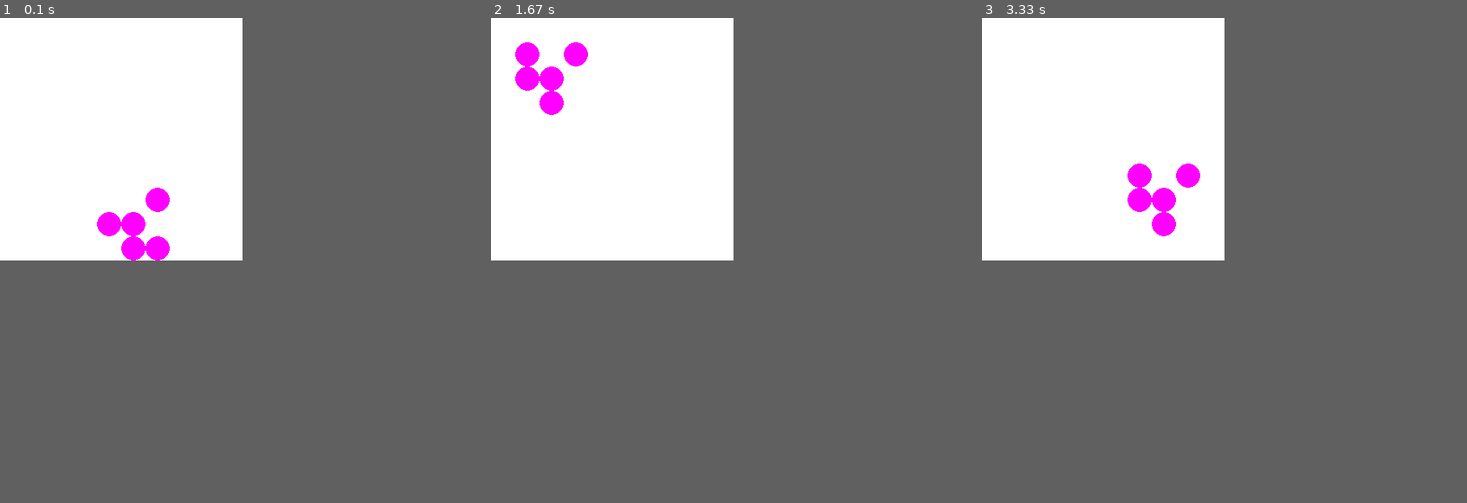
Above: before the commit, frames 1-3 (left to right).
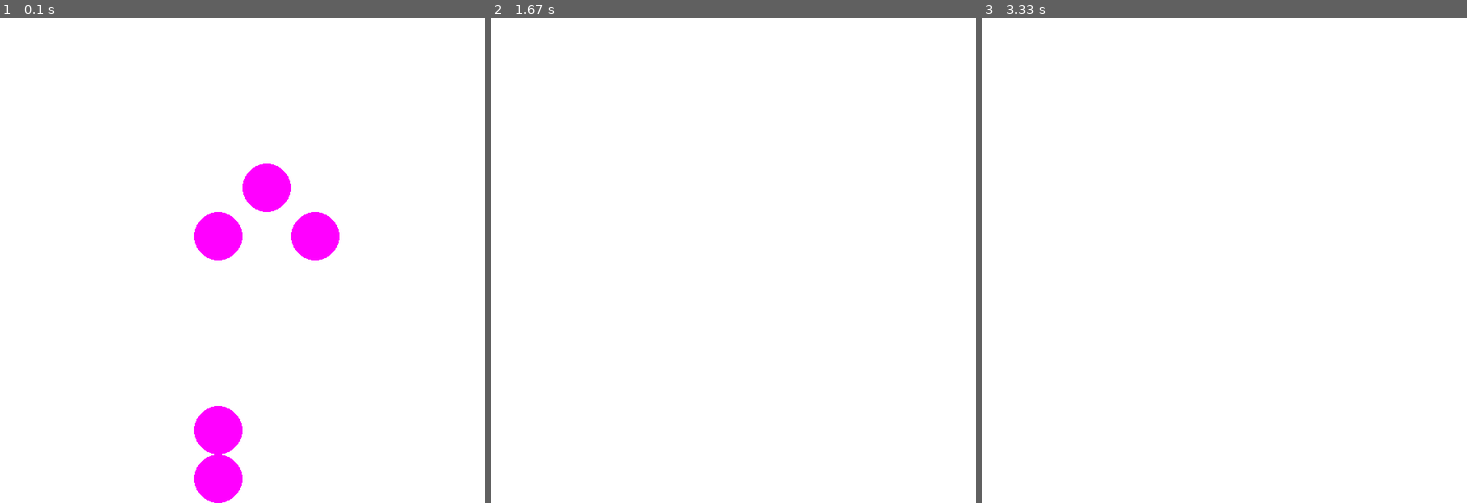
Above: after the commit, the same moments.

Repository: blenderlab/py_conway
Game: pygame game, started from 03_conway.py
Same seed, same stepped clock (60 frames per second), same inputs: the game is played once before the commit and once after it.
Inputs:
- Up to frame 1 (0.1 s): no input
- Up to frame 2 (1.67 s): no input
- Up to frame 3 (3.33 s): no input
In our replay, the window is 300x300 before the commit and 600x600 after it. These sizes can differ from the game's own. Grey fills any space a smaller window leaves; there, only what the larger window draws over its background counts as a difference.

The runs differ from the first frame. In frame 1, 4.8% of the frame differs, in the area x 20-70%, y 30-100%; in frame 2, 1.0%; in frame 3, 1.0%.

Commit message:
adding curse

Diff:
--- a/03_conway.py
+++ b/03_conway.py
@@ -9,27 +9,23 @@
 # size of array :
 N=10
 
-# define a 2D array (10x10):
-grid = numpy.array([
-    [0,0,0,0,0,0,0,0,0,0],
-    [0,0,0,0,0,0,0,0,0,0],
-    [0,0,0,1,0,0,0,1,0,0],
-    [0,0,0,0,0,0,0,0,0,0],
-    [0,0,0,0,0,0,1,0,0,0],
-    [0,0,0,0,0,1,0,1,0,0],
-    [0,0,0,0,0,0,0,1,1,0],
-    [0,0,0,0,0,0,0,0,0,0],
-    [0,0,0,0,0,0,0,0,1,0],
-    [0,0,0,0,0,0,0,0,0,0]
-    ])
+def randomGrid(N):
+    g = numpy.random.choice([ON,OFF], N*N, p=[0.2,0.8]).reshape(N,N)
+    return g
+
+# define a 2D array (NxN):
+grid = randomGrid(N)
 
 #Start pyGame Engine :
 pygame.init()
-screen = pygame.display.set_mode((300, 300))
+# SEt screen size to 300 x 300 px
+screen = pygame.display.set_mode((600, 600))
+#start pygame's clock :
 clock = pygame.time.Clock()
+#timer for user input :
 pygame.time.set_timer(pygame.USEREVENT, 1500)
 
-CELLSIZE = int(300/N)
+CELLSIZE = int(600/N)
 H_CELLSIZE = int(CELLSIZE / 2)
 
 
@@ -74,16 +70,16 @@
 
 
 while True:
-	# Check if we want to exit :
-	if pygame.event.get(pygame.QUIT):
-		break
+    # Check if we want to exit :
+    if pygame.event.get(pygame.QUIT):
+        break
 
-	# Let's clean the screen :
-	screen.fill(pygame.color.Color('white'))
-	for numligne in range(0,N):
-		for numcol in range(0,N):
-			if grid[numcol,numligne]==ON:
-				pygame.draw.circle(screen, (255,0,255), board_to_scr(numcol,numligne),int(H_CELLSIZE), 0)
-	pygame.display.flip()
-	grid = update(grid,N)
-	clock.tick(60)
+    # Let's clean the screen :
+    screen.fill(pygame.color.Color('white'))
+    for numligne in range(0,N):
+        for numcol in range(0,N):
+            if grid[numcol,numligne]==ON:
+                pygame.draw.circle(screen, (255,0,255), board_to_scr(numcol,numligne),int(H_CELLSIZE), 0)
+    pygame.display.flip()
+    grid = update(grid,N)
+    clock.tick(60)
Not shown, added: python_cours.pdf
